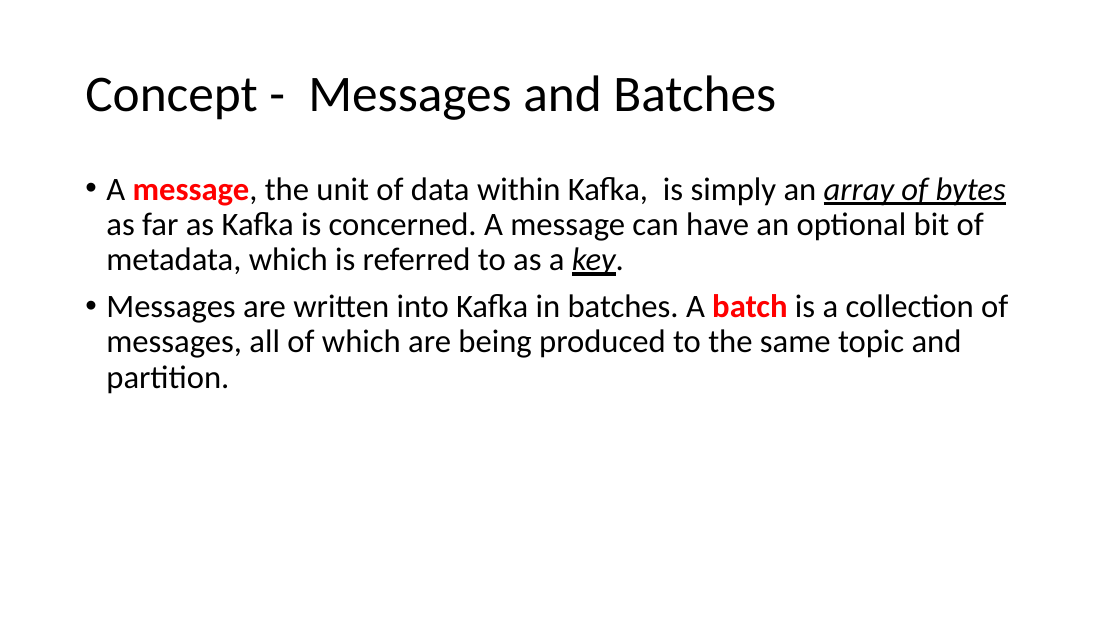
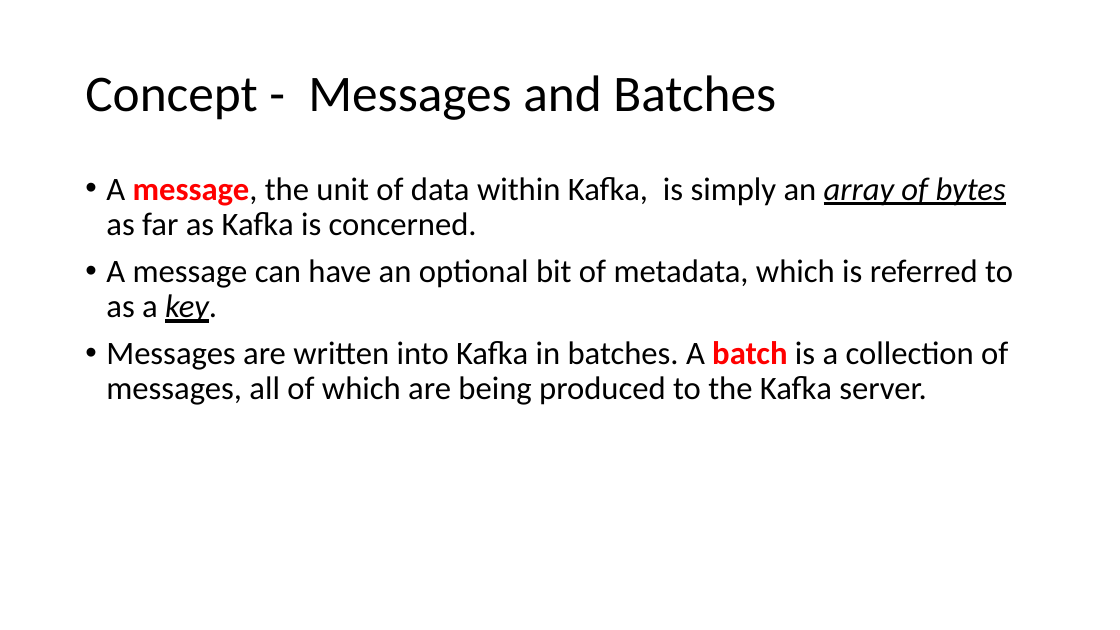
Before and after one commit to nobody-hub/friday-learn, a slide deck: slide 5 of docs/kafka/Kafka_The_Definitive_Guide/Chapter_1_Meet_Kafka.pptx (slide 4 before the commit). Drawn at 1120x630 pixels with LibreOffice and Linux fonts; fonts in the diff are those of the drawing. Boxes give left, top, right and bottom in pixels: in the first picture for what was removed or moved away, otherwise in the second. Text is boxed around its words. In the diff, an @@ line names an element or a change of style, - is before the commit and + after.

```diff
--- a/docs/kafka/Kafka_The_Definitive_Guide/Chapter_1_Meet_Kafka.pptx
+++ b/docs/kafka/Kafka_The_Definitive_Guide/Chapter_1_Meet_Kafka.pptx
@@ text at bbox=[106, 177, 1013, 405]: text changed @@
-• A message, the unit of data within Kafka, is simply an array of bytes as far as Kafka is concerned. A message can have an optional bit of metadata, which is referred to as a key.
-• Messages are written into Kafka in batches. A batch is a collection of messages, all of which are being produced to the same topic and partition.
+• A message, the unit of data within Kafka, is simply an array of bytes as far as Kafka is concerned.
+• A message can have an optional bit of metadata, which is referred to as a key.
+• Messages are written into Kafka in batches. A batch is a collection of messages, all of which are being produced to the Kafka server.
```
Also in this commit, not shown: 3 other slides changed, 2 slides added.
